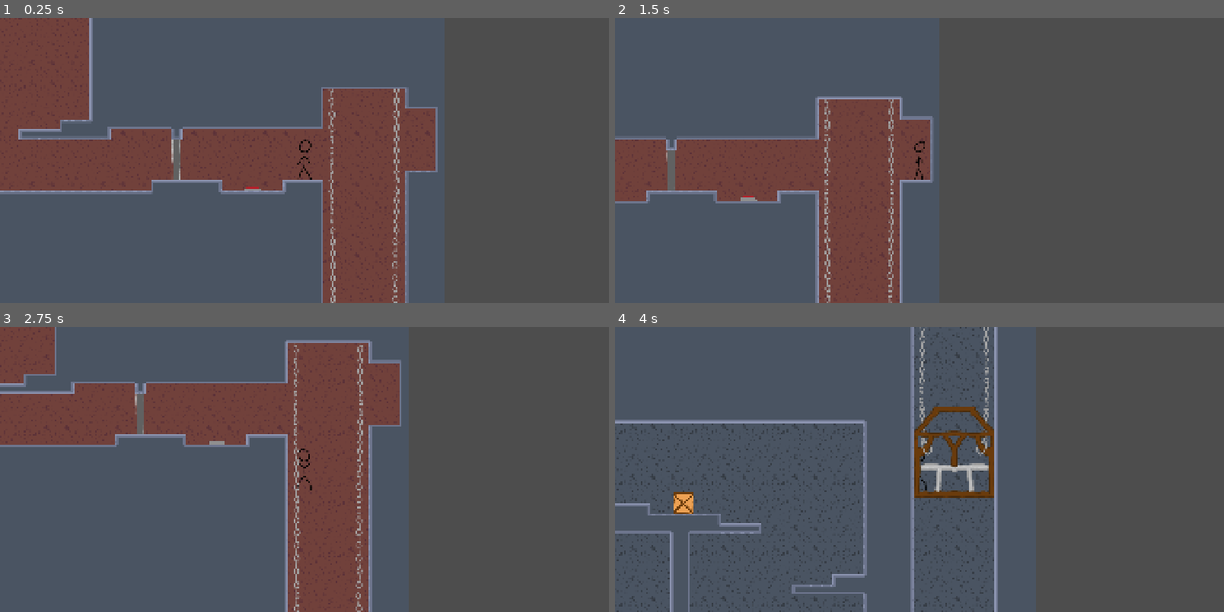
Above: before the commit, frames 1-4 (two rows, left to right).
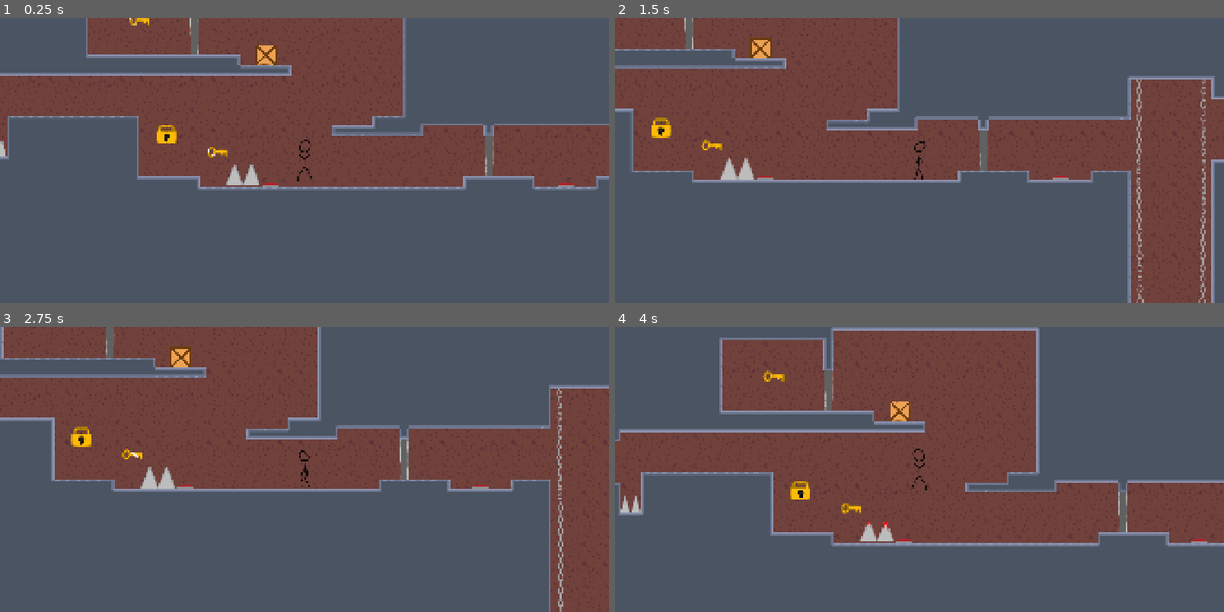
Above: after the commit, the same moments.

Repository: Crimbane/puzzle-platformer
Game: Godot game, scene res://Scenes/main.tscn
The game is run twice, just before and just after one commit, with the same random seed, the same clock (stepped at 60 frames per second) and the same inputs.
Inputs:
- Up to frame 1 (0.25 s): no input
- Up to frame 2 (1.5 s): hold D (Move Right) from 0.53 s (still down); tap C (Crouch) at 0.6, 1.35 s; tap Space (Jump) at 0.77 s
- Up to frame 3 (2.75 s): tap Space (Jump) at 1.52 s; release D (Move Right) at 2.03 s; hold A (Move Left) from 2.03 s (still down); tap C (Crouch) at 2.1 s
- Up to frame 4 (4 s): keep holding A (Move Left); tap C (Crouch) at 2.85, 3.6 s; tap Space (Jump) at 3.02, 3.77 s

The runs differ from the first frame. In frame 1, 40% of the frame differs, in the area x 0-100%, y 0-100%; in frame 2, 45%; in frame 3, 41%; in frame 4, 47%.

Commit message:
Bloody spikes and other sprites
Removed the open animation from lock
Added platform, lever sprites.

Diff:
--- a/Scenes/lock.tscn
+++ b/Scenes/lock.tscn
@@ -36,5 +36,4 @@
 
 [node name="AnimatedSprite2D" type="AnimatedSprite2D" parent="." unique_id=159876507]
 sprite_frames = SubResource("SpriteFrames_t1yug")
-animation = &"open"
 autoplay = "default"
--- a/Scenes/main.tscn
+++ b/Scenes/main.tscn
@@ -14,6 +14,9 @@
 [ext_resource type="PackedScene" uid="uid://d2bmvbksqq2fv" path="res://Scenes/lock.tscn" id="12_6iyac"]
 [ext_resource type="PackedScene" uid="uid://dxq2pjg1ba575" path="res://Scenes/portal.tscn" id="13_fdnlq"]
 [ext_resource type="Texture2D" uid="uid://c4yb8b7bjr6c4" path="res://Assets/Art/Tiles/Background.png" id="13_jkdf5"]
+[ext_resource type="Texture2D" uid="uid://kh7j283c4v32" path="res://Assets/Art/Wooden platform without edges.png" id="15_k12tt"]
+[ext_resource type="Texture2D" uid="uid://4ikl0k5nvxsh" path="res://Assets/Art/Wooden platform.png" id="16_h1bgf"]
+[ext_resource type="Texture2D" uid="uid://s2vrhoh0b4cr" path="res://Assets/Art/Lever.png" id="17_h1bgf"]
 
 [sub_resource type="TileSetAtlasSource" id="TileSetAtlasSource_wsu2k"]
 texture = ExtResource("13_jkdf5")
@@ -38,7 +41,7 @@
 position = Vector2(1763, 308)
 
 [node name="Box3" parent="Boxes" unique_id=388009680 groups=["Boxes"] instance=ExtResource("4_21xkr")]
-position = Vector2(3053, 279)
+position = Vector2(3057, 273)
 
 [node name="Box4" parent="Boxes" unique_id=674778293 groups=["Boxes"] instance=ExtResource("4_21xkr")]
 position = Vector2(3498, 2004)
@@ -198,7 +201,7 @@
 text = "Secret text"
 
 [node name="Player" parent="." unique_id=1687183133 instance=ExtResource("2_8gbba")]
-position = Vector2(4164, 616)
+position = Vector2(3178, 564)
 
 [node name="Level design ref" type="Sprite2D" parent="." unique_id=1381956689]
 visible = false
@@ -219,15 +222,30 @@
 script = ExtResource("11_fdnlq")
 
 [node name="TileMapForeground" parent="." unique_id=1070660664 instance=ExtResource("7_6bp64")]
-tile_map_data = PackedByteArray("AAAAABEAAgAAAAAAAAABABEAAgA …(133104 unchanged characters)… HAAEAAAAxADUAAgAHAAEAAAAoADkAAgAMAAEAAAAsAEwAAgABAAAAAAArAEwAAgABAAAAAAAqAEwAAgABAAAAAAApAEwAAgABAAAAAAA0AEwAAgABAAAAAAA1AEwAAgABAAAAAAA2AEwAAgABAAAAAAA3AEwAAgABAAAAAAA=")
+tile_map_data = PackedByteArray("AAAAABEAAgAAAAAAAAABABEAAgA …(133104 unchanged characters)… HAAEAAAAxADUAAgAHAAEAAAAoADkAAgAMAAEAAAA=")
 
 [node name="TileMapBackground" type="TileMapLayer" parent="." unique_id=223171353]
 z_index = -10
-tile_map_data = PackedByteArray("AAAOAAcAAAACAAAAAAAOAAgAAAA …(64448 unchanged characters)… CAAAAAACEAA0AAAACAAAAAACEAA4AAAACAAAAAAA=")
+tile_map_data = PackedByteArray("AAAOAAcAAAACAAAAAAAOAAgAAAA …(64448 unchanged characters)… CAAAAAACEAA0AAAACAAAAAACEAA4AAAACAAAAAAApAEwAAAACAAEAAAAqAEwAAAACAAEAAAArAEwAAAACAAEAAAAsAEwAAAACAAEAAAA0AEwAAAACAAEAAAA1AEwAAAACAAEAAAA2AEwAAAACAAEAAAA3AEwAAAACAAEAAAA=")
 tile_set = SubResource("TileSet_t1yug")
 metadata/_edit_lock_ = true
 
 [node name="Lock" parent="." unique_id=1539881253 instance=ExtResource("12_6iyac")]
 position = Vector2(2743, 537)
 
+[node name="WoodenPlatformWithoutEdges" type="Sprite2D" parent="." unique_id=2085124333]
+position = Vector2(1728, 2436)
+texture = ExtResource("15_k12tt")
+
+[node name="WoodenPlatform" type="Sprite2D" parent="." unique_id=1087230453]
+position = Vector2(1376, 2436)
+texture = ExtResource("16_h1bgf")
+
+[node name="Lever" type="Sprite2D" parent="." unique_id=1368093583]
+position = Vector2(1894, 2606)
+texture = ExtResource("17_h1bgf")
+
+[node name="Spikes2" parent="." unique_id=1516483598 instance=ExtResource("6_21xkr")]
+position = Vector2(2975, 667)
+
 [connection signal="body_entered" from="Spikes/Spikes1" to="Player" method="_on_spikes_body_entered"]
--- a/Scenes/player.tscn
+++ b/Scenes/player.tscn
@@ -118,7 +118,7 @@
 [node name="AnimatedSprite2D" type="AnimatedSprite2D" parent="." unique_id=1837813518]
 position = Vector2(0, -1.5)
 sprite_frames = SubResource("SpriteFrames_f1ek2")
-animation = &"jump"
+animation = &"idle"
 autoplay = "idle"
 
 [node name="Sprite2D" type="Sprite2D" parent="." unique_id=1504640179]
--- a/Scenes/spikes.tscn
+++ b/Scenes/spikes.tscn
@@ -2,26 +2,74 @@
 
 [ext_resource type="Texture2D" uid="uid://b015if8axqh78" path="res://Assets/Art/Spikes.png" id="1_aj3k7"]
 [ext_resource type="Script" uid="uid://dhwyrb4ie8ol3" path="res://Scripts/spikes.gd" id="1_gwqs2"]
+[ext_resource type="Texture2D" uid="uid://cvncb3jas403" path="res://Assets/Art/Spikes blood big.png" id="2_0s4ke"]
+[ext_resource type="Texture2D" uid="uid://c6c7yq6mlvl5t" path="res://Assets/Art/Spikes blood big 2.png" id="3_lq82v"]
+[ext_resource type="Texture2D" uid="uid://co7kklc2c1yss" path="res://Assets/Art/Spikes blood.png" id="4_hq7gf"]
+[ext_resource type="Texture2D" uid="uid://y2jvyo8tec8p" path="res://Assets/Art/Spikes blood 2.png" id="5_kg6rf"]
+
+[sub_resource type="SpriteFrames" id="SpriteFrames_t1yug"]
+animations = [{
+"frames": [{
+"duration": 1.0,
+"texture": ExtResource("2_0s4ke")
+}],
+"loop": 1,
+"name": &"big blood",
+"speed": 5.0
+}, {
+"frames": [{
+"duration": 1.0,
+"texture": ExtResource("3_lq82v")
+}],
+"loop": 1,
+"name": &"big blood 2",
+"speed": 5.0
+}, {
+"frames": [{
+"duration": 1.0,
+"texture": ExtResource("4_hq7gf")
+}],
+"loop": 1,
+"name": &"blood",
+"speed": 5.0
+}, {
+"frames": [{
+"duration": 1.0,
+"texture": ExtResource("5_kg6rf")
+}],
+"loop": 1,
+"name": &"blood2",
+"speed": 5.0
+}, {
+"frames": [{
+"duration": 1.0,
+"texture": ExtResource("1_aj3k7")
+}],
+"loop": 1,
+"name": &"default",
+"speed": 5.0
+}]
 
 [sub_resource type="RectangleShape2D" id="RectangleShape2D_fyjvv"]
 size = Vector2(89, 62)
 
 [sub_resource type="RectangleShape2D" id="RectangleShape2D_fjc7g"]
-size = Vector2(97, 48)
+size = Vector2(105, 21)
 
 [node name="Spikes" type="Area2D" unique_id=681417153]
 collision_layer = 4
 script = ExtResource("1_gwqs2")
 
+[node name="AnimatedSprite2D" type="AnimatedSprite2D" parent="." unique_id=1007928867]
+sprite_frames = SubResource("SpriteFrames_t1yug")
+autoplay = "default"
+
 [node name="CollisionShape2D" type="CollisionShape2D" parent="." unique_id=1984101738]
 position = Vector2(11.5, 1)
 shape = SubResource("RectangleShape2D_fyjvv")
 
-[node name="Sprite2D" type="Sprite2D" parent="." unique_id=246399482]
-texture = ExtResource("1_aj3k7")
-
 [node name="StaticBody2D" type="StaticBody2D" parent="." unique_id=1026716536]
 
 [node name="CollisionShape2D" type="CollisionShape2D" parent="StaticBody2D" unique_id=15005944]
-position = Vector2(11.5, 10)
+position = Vector2(8.5, 23.5)
 shape = SubResource("RectangleShape2D_fjc7g")
--- a/Scripts/lock.gd
+++ b/Scripts/lock.gd
@@ -11,8 +11,8 @@
 			body.keyUsed.emit()
 
 			#--change to second animation frame
-			$AnimatedSprite2D.animation = "open"
-			await get_tree().create_timer(0.7).timeout
+			#$AnimatedSprite2D.animation = "open"
+			#await get_tree().create_timer(0.7).timeout
 
 			var tween = create_tween()
 			tween.parallel().tween_property(self, "rotation_degrees", 45, 0.5)
--- a/Scripts/spikes.gd
+++ b/Scripts/spikes.gd
@@ -1,10 +1,28 @@
 extends Area2D
+
+var randomNumber = RandomNumberGenerator.new()
+var spriteNumberSelector
 
 func _ready() -> void:
 	body_entered.connect(_on_body_entered)
+	spriteNumberSelector = randomNumber.randi_range(1, 2)
 
 func _on_body_entered(body: Node2D) -> void:
 	# Check if the thing that touched the spike is the Player
 	if body.is_in_group("Player"):
 		# Trigger the hit signal directly on the player
 		body.hit.emit()
+		bloodSpikes()
+
+func bloodSpikes() -> void:
+	if $AnimatedSprite2D.animation == "blood":
+			$AnimatedSprite2D.animation = "big blood"
+			return
+	elif $AnimatedSprite2D.animation == "blood2":
+		$AnimatedSprite2D.animation = "big blood 2"
+		return
+
+	if spriteNumberSelector == 1:
+		$AnimatedSprite2D.animation = "blood"
+	elif spriteNumberSelector == 2:
+		$AnimatedSprite2D.animation = "blood2"
Binary file added: Assets/Art/Lever.png
Not shown, added: Assets/Art/Lever.png.import
Binary file added: Assets/Art/Spikes blood 2.png
Not shown, added: Assets/Art/Spikes blood 2.png.import
Binary file added: Assets/Art/Spikes blood big 2.png
Not shown, added: Assets/Art/Spikes blood big 2.png.import
Binary file added: Assets/Art/Spikes blood big.png
Not shown, added: Assets/Art/Spikes blood big.png.import
Binary file added: Assets/Art/Spikes blood.png
Not shown, added: Assets/Art/Spikes blood.png.import
Binary file added: Assets/Art/Wooden platform without edges.png
Not shown, added: Assets/Art/Wooden platform without edges.png.import
(and 2 more such lines)
